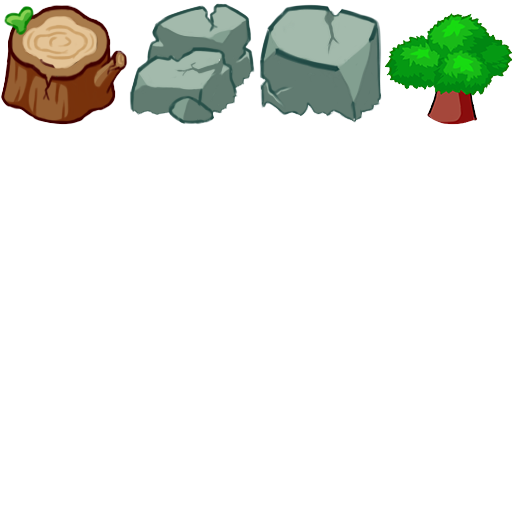
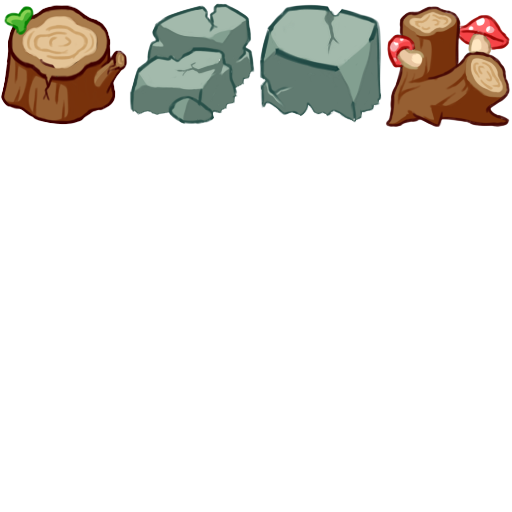
Comparing the layer stacks of the two 512 × 512 images. Changes:
added layer "Thumb 2" in group "Wall" over box(385, 6, 511, 127)
hid "Tree Big" over box(385, 13, 512, 126)